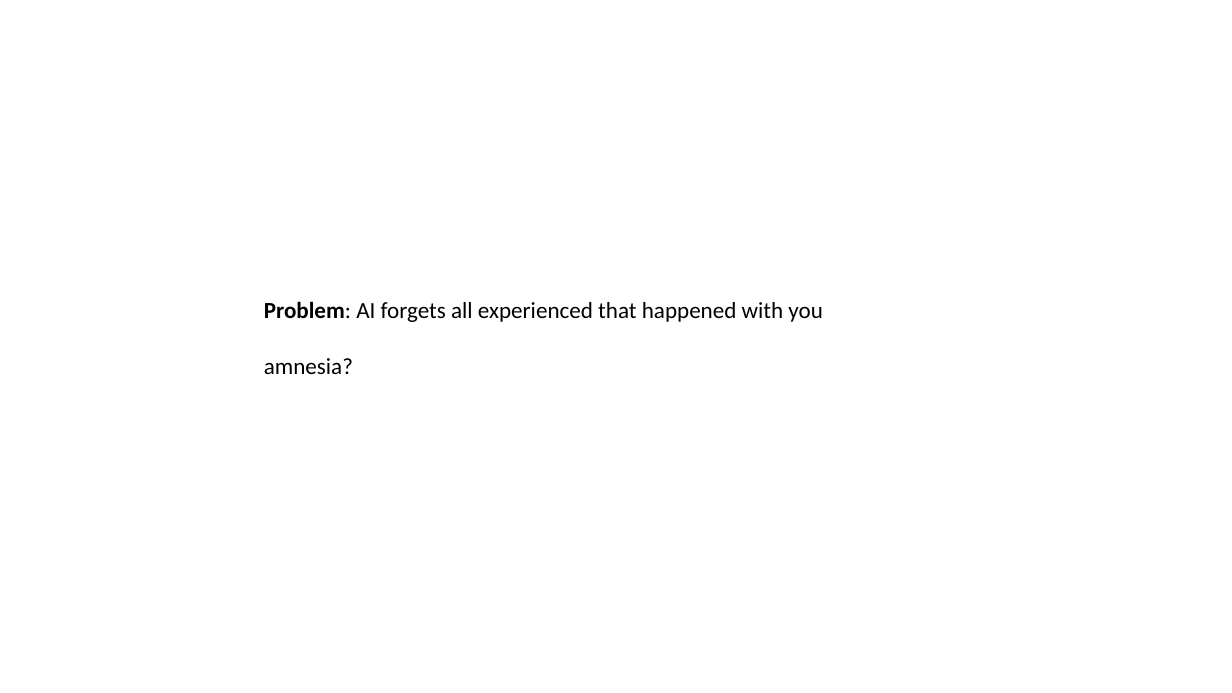
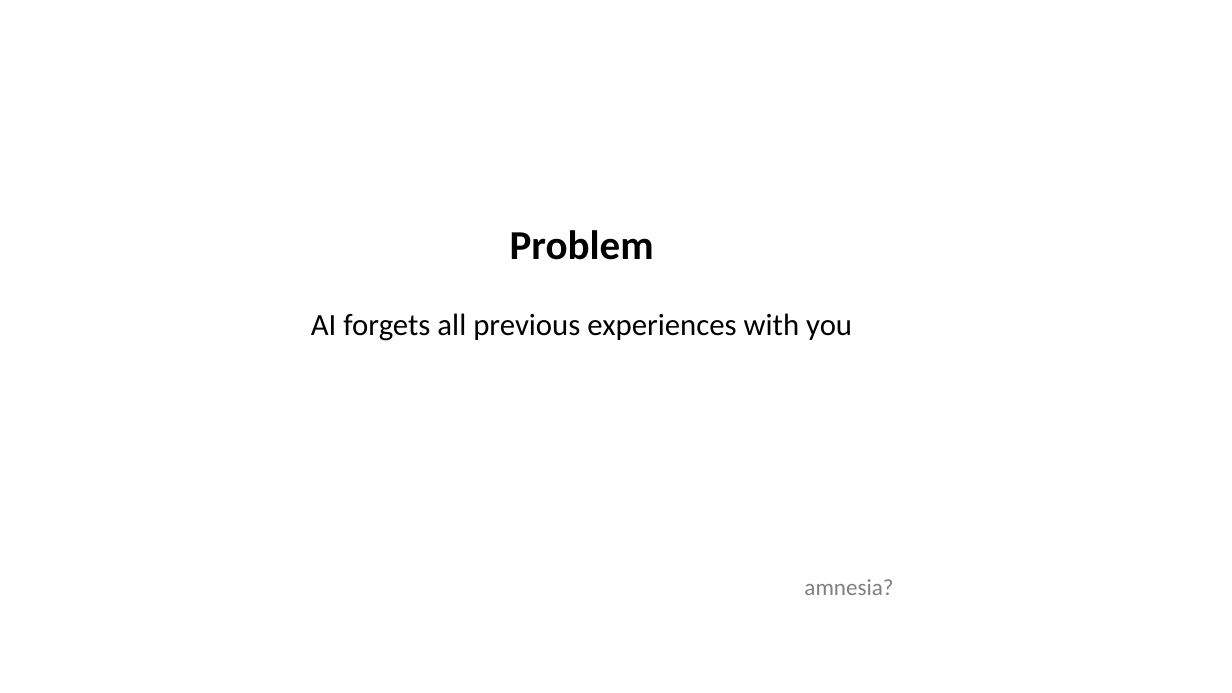
Before and after one commit to lexler/Talks, a slide deck: slide 27 of Slides/Core Patterns for Coding with AI.pptx (slide 3 before the commit). Drawn at 1232x693 pixels with LibreOffice and Linux fonts; fonts in the diff are those of the drawing. Boxes give left, top, right and bottom in pixels: in the first picture for what was removed or moved away, otherwise in the second. Text is boxed around its words. In the diff, an @@ line names an element or a change of style, - is before the commit and + after.

Commit message:
wip: slides

```diff
--- a/Slides/Core Patterns for Coding with AI.pptx
+++ b/Slides/Core Patterns for Coding with AI.pptx
@@ text added at (510, 230, 654, 260), 32 pt, text #000000, bold @@
+Problem
@@ text at (311, 313, 852, 341): text changed; size 18 to 24 pt @@
-Problem: AI forgets all experienced that happened with you
-amnesia?
+AI forgets all previous experiences with you
@@ text added at (804, 579, 893, 595), 18 pt, text #808080 @@
+amnesia?
```
Also in this commit, not shown: 1 other slide changed, 30 slides added, 2 slides removed.
